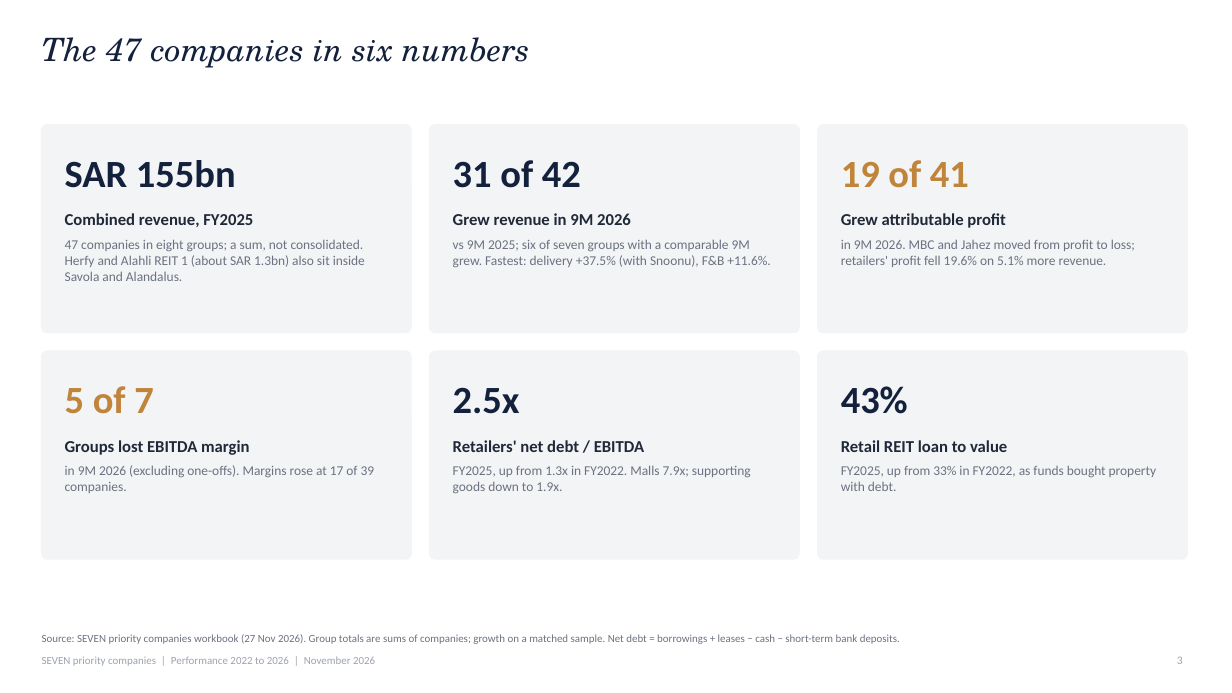
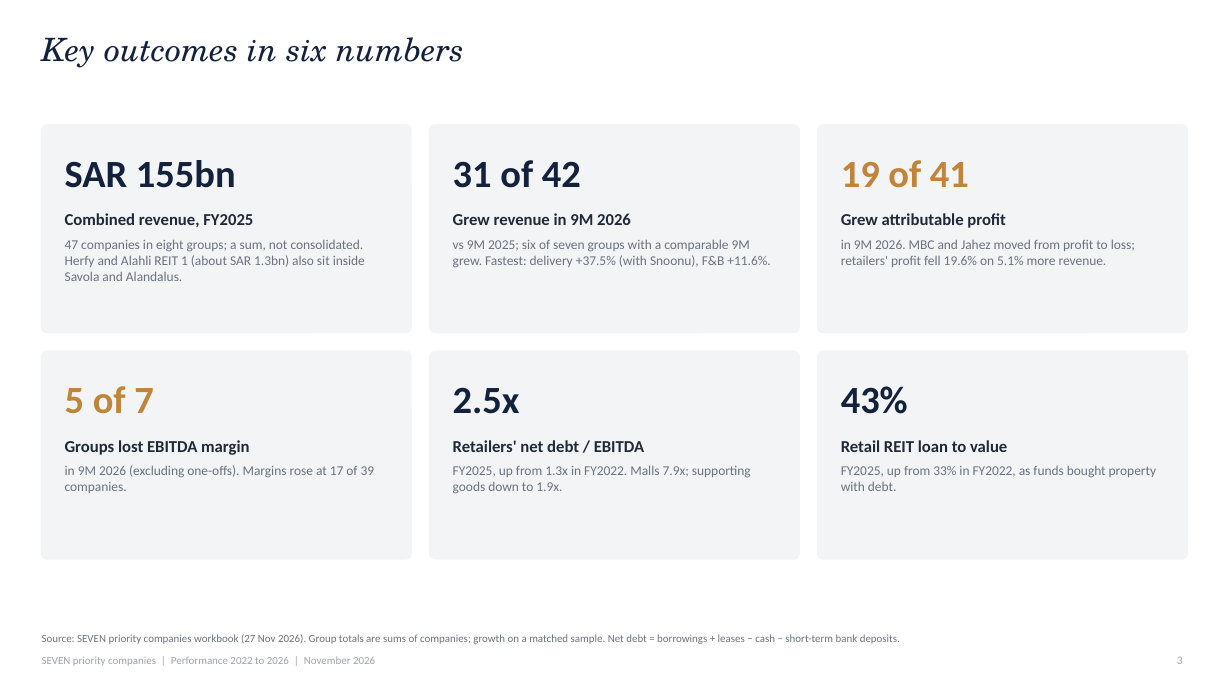
Before and after one commit to KhalidAba94/Test, a slide deck: slide 3 of sector-analysis/sets/seven/output/SEVEN_Priority_Companies_Executive_Deck.pptx. Drawn at 1232x693 pixels with LibreOffice and Linux fonts; fonts in the diff are those of the drawing. Boxes give left, top, right and bottom in pixels: in the first picture for what was removed or moved away, otherwise in the second. Text is boxed around its words. In the diff, an @@ line names an element or a change of style, - is before the commit and + after.

```diff
--- a/sector-analysis/sets/seven/output/SEVEN_Priority_Companies_Executive_Deck.pptx
+++ b/sector-analysis/sets/seven/output/SEVEN_Priority_Companies_Executive_Deck.pptx
@@ title at [42, 37, 464, 68]: text changed @@
-The 47 companies in six numbers
+Key outcomes in six numbers
```
Also in this commit, not shown: 1 other slide changed, 1 slide added, 1 slide removed, 4 other files.
